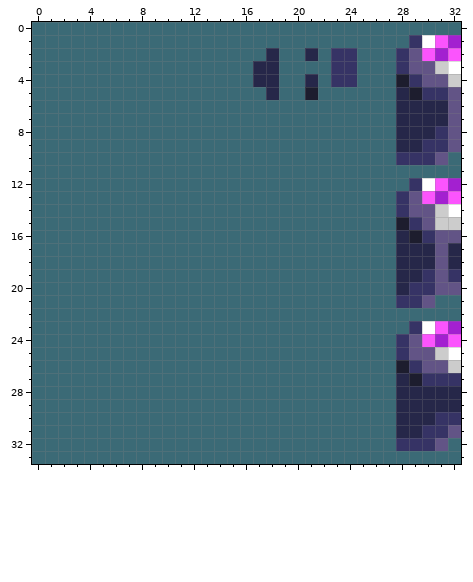
Two states of a pixel-art file, AngeliA Game/Assets/Media/Artwork/Character/Yaya.ase. The picture above is the old version.
248x256 pixels, 1 frame. Colours within 5 levels of each other are drawn and written as one. Shown: x 0..32, y 0..33.
The same view after the edit:
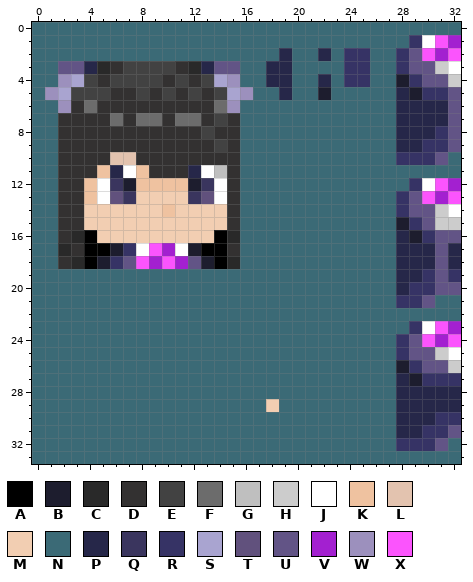
Palette (. is transparent): A #000000  B #1d1d2e  C #292929  D #333131  E #424242  F #6c6c6c  G #bfbfbf  H #cccccc  J #ffffff  K #efc2a0  L #e3c3af  M #f2ceb2  N #3b6a76  P #262749  Q #3a355e  R #363365  S #a9a4d0  T #61517d  U #625486  V #a320d0  W #9c90bd  X #fb54fd
Diff:
--- layer "@Meta #z=1 #pivotY=0"
@@ x 0..32 @@
  1 NNNNNNNNNNNNNNNNNNNNNNNNNNNNNRJXV
- 2 NNNNNNNNNNNNNNNNNNPNNPNRRNNNRUXVX
- 3 NNNNNNNNNNNNNNNNNPPNNNNRRNNNRUUHJ
- 4 NNNNNNNNNNNNNNNNNPPNNPNRRNNNBRUUH
- 5 NNNNNNNNNNNNNNNNNNPNNBNNNNNNPBRRU
- 6 NNNNNNNNNNNNNNNNNNNNNNNNNNNNPPPPU
- 7 NNNNNNNNNNNNNNNNNNNNNNNNNNNNPPPPU
- 8 NNNNNNNNNNNNNNNNNNNNNNNNNNNNPPPRU
- 9 NNNNNNNNNNNNNNNNNNNNNNNNNNNNPPRRU
-10 NNNNNNNNNNNNNNNNNNNNNNNNNNNNRRRUN
-11 NNNNNNNNNNNNNNNNNNNNNNNNNNNNNNNNN
-12 NNNNNNNNNNNNNNNNNNNNNNNNNNNNNRJXV
-13 NNNNNNNNNNNNNNNNNNNNNNNNNNNNRUXVX
-14 NNNNNNNNNNNNNNNNNNNNNNNNNNNNRUUHJ
-15 NNNNNNNNNNNNNNNNNNNNNNNNNNNNBRUHH
-16 NNNNNNNNNNNNNNNNNNNNNNNNNNNNPBRUU
-17 NNNNNNNNNNNNNNNNNNNNNNNNNNNNPPPUP
-18 NNNNNNNNNNNNNNNNNNNNNNNNNNNNPPPUP
+ 2 NNNNNNNNNNNNNNNNNNNPNNPNRRNNRUXVX
+ 3 NNUUPCDEEEEDCPUUNNPPNNNNRRNNRUUHJ
+ 4 NNWSEDEEEEDEDESWNNPPNNPNRRNNBRUUH
+ 5 NWSEEEDDEDEDEDESWNNPNNBNNNNNPBRRU
+ 6 NNWDFDDDDDDDDDFWNNNNNNNNNNNNPPPPU
+ 7 NNDDDDFDFFDFFDEDNNNNNNNNNNNNPPPPU
+ 8 NNDDDDDDDDDDDEDDNNNNNNNNNNNNPPPRU
+ 9 NNDDDDDDDDDDDDEDNNNNNNNNNNNNPPRRU
+10 NNDDDDLLDDDDDDDDNNNNNNNNNNNNRRRUN
+11 NNDDDKPJKDDDPJGDNNNNNNNNNNNNNNNNN
+12 NNDDKJQBKKKKBQJDNNNNNNNNNNNNNRJXV
+13 NNDDKJTQMMMMQTJDNNNNNNNNNNNNRUXVX
+14 NNDDMMMMMMKMMMMDNNNNNNNNNNNNRUUHJ
+15 NNDDMMMMMMMMMMMDNNNNNNNNNNNNBRUHH
+16 NNDCAMMMMMMMMMACNNNNNNNNNNNNPBRUU
+17 NNCDAABRJXVJBAADNNNNNNNNNNNNPPPUP
+18 NNDCABRUXVXVUBACNNNNNNNNNNNNPPPUP
 19 NNNNNNNNNNNNNNNNNNNNNNNNNNNNPPRUR
@@ x 16..20 @@
 28 NNNNN
-29 NNNNN
+29 NNMNN
 30 NNNNN
